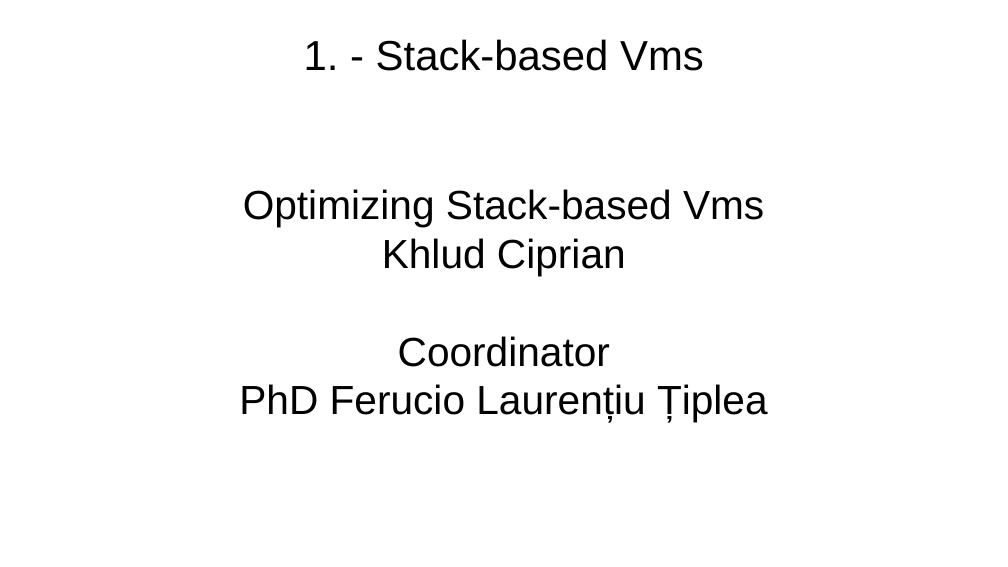
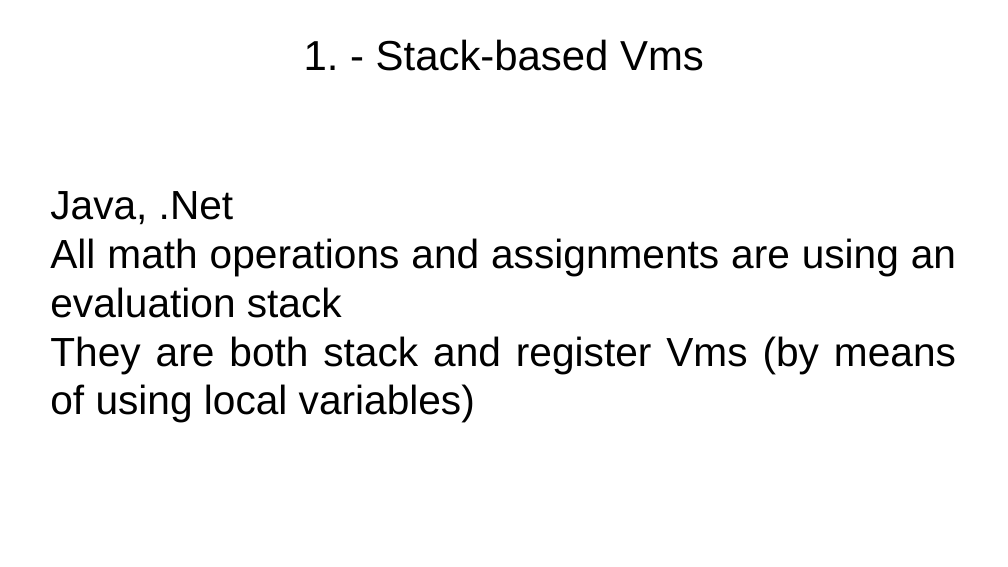
Before and after one commit to ciplogic/CodeRefractor, a slide deck: slide 3 of Documentation/Slides.odp. Drawn at 1008x567 pixels with LibreOffice and Linux fonts; fonts in the diff are those of the drawing; background and template pictures are left out. Boxes give left, top, right and bottom in pixels: in the first picture for what was removed or moved away, otherwise in the second. Text is boxed around its words. In the diff, an @@ line names an element or a change of style, - is before the commit and + after.

```diff
--- a/Documentation/Slides.odp
+++ b/Documentation/Slides.odp
@@ subtitle at box(50, 191, 956, 422): text changed @@
-Optimizing Stack-based Vms
-Khlud Ciprian
-Coordinator
-PhD Ferucio Laurențiu Țiplea
+Java, .Net
+All math operations and assignments are using an evaluation stack
+They are both stack and register Vms (by means of using local variables)
```
Also in this commit, not shown: 8 other slides changed, 3 slides added, 3 slides removed, 4 other files.
